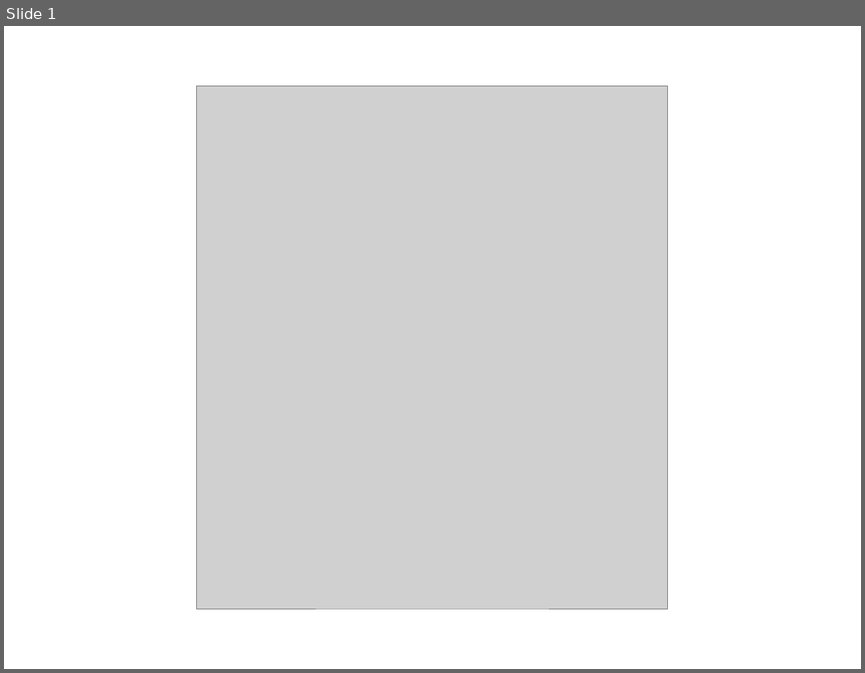
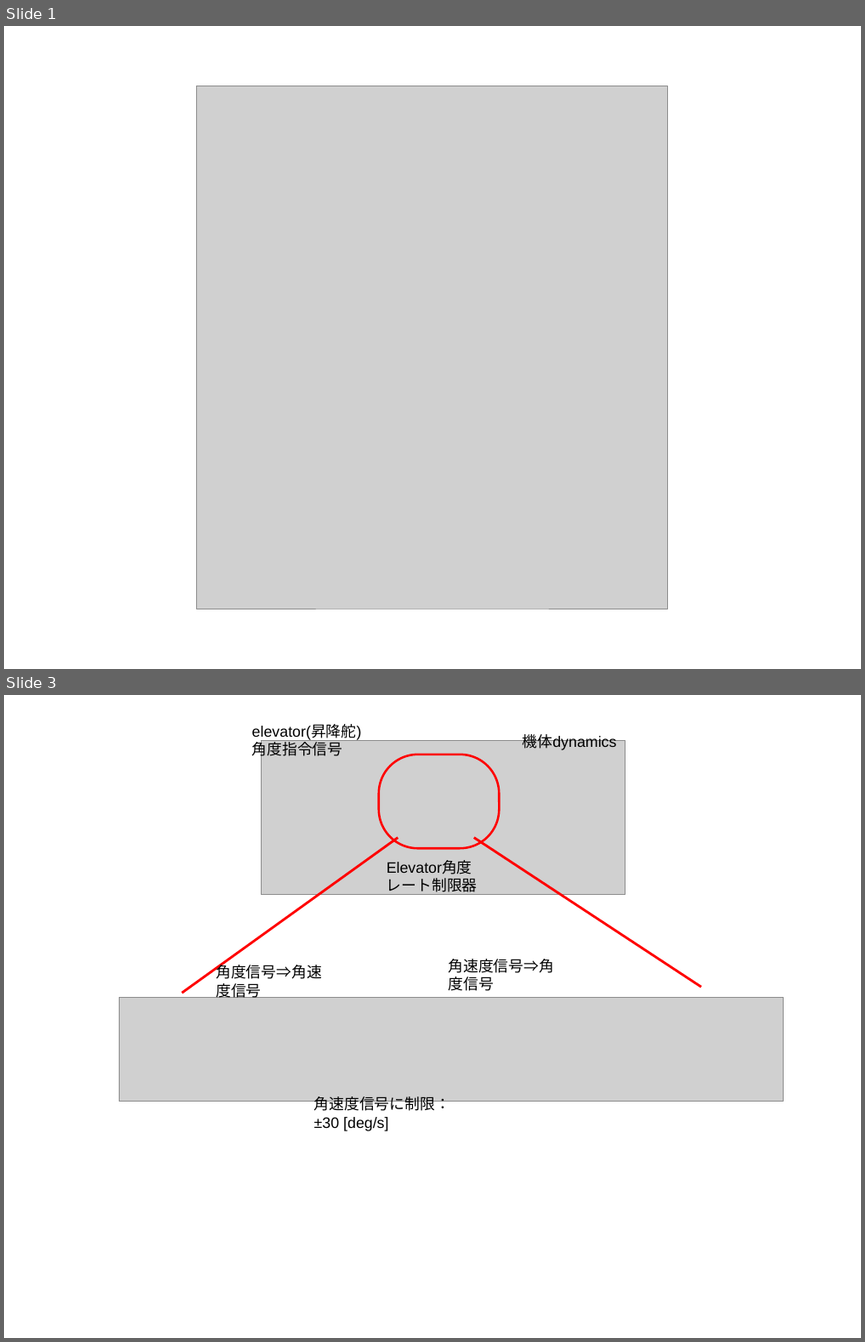
Before and after one commit to zeta-plusplus/SystemModels, a slide deck: figs/makeFig.pptx. Shown one above the other, each under a label of ours: slide 1 before the commit, slides 1 and 3 after it; the slides between them are not shown. The pictures are 865x673 and 865x1342 pixels, drawn with LibreOffice and Linux fonts; fonts in the diff are those of the drawing; grey boxes stand for pictures. Boxes give left, top, right and bottom in pixels: in the first picture for what was removed or moved away, otherwise in the second. Text is boxed around its words. In the diff, an @@ line names an element or a change of style, - is before the commit and + after.

```diff
--- a/figs/makeFig.pptx
+++ b/figs/makeFig.pptx
@@ slide 3 added at box(4, 695, 861, 1338), background #FFFFFF @@
@@ text added at box(252, 726, 362, 760), 14 pt, text #000000 @@
+elevator(昇降舵)角度指令信号
@@ picture added at box(262, 740, 625, 894) @@
@@ text added at box(522, 732, 617, 750), 14 pt, text #000000 @@
+機体dynamics
@@ rounded rectangle added at box(379, 755, 500, 848), outline #FF0000 2 pt @@
@@ line added from (398, 837) to (182, 993), #FF0000 2.25 pt @@
@@ line added from (474, 837) to (701, 987), #FF0000 2.25 pt @@
@@ text added at box(379, 855, 494, 899), 14 pt, text #000000 @@
+Elevator角度レート制限器
@@ text added at box(216, 962, 322, 998), 14 pt, text #000000 @@
+角度信号⇒角速度信号
@@ text added at box(448, 959, 554, 991), 14 pt, text #000000 @@
+角速度信号⇒角度信号
@@ picture added at box(119, 997, 783, 1100) @@
@@ text added at box(314, 1096, 450, 1131), 14 pt, text #000000 @@
+角速度信号に制限：
+±30 [deg/s]
```
Also in this commit, not shown: 15 other slides added, 20 other files.
